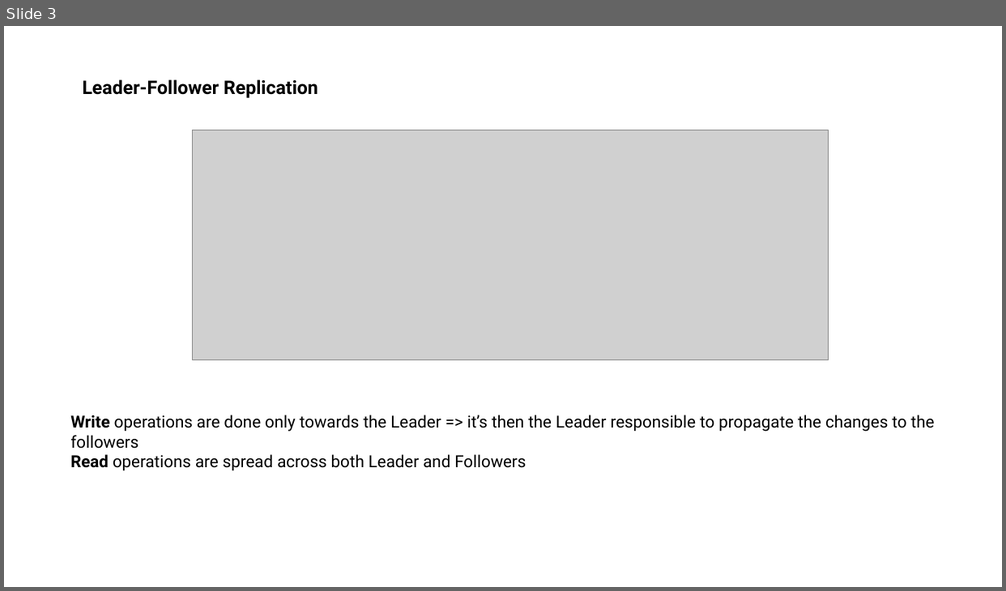
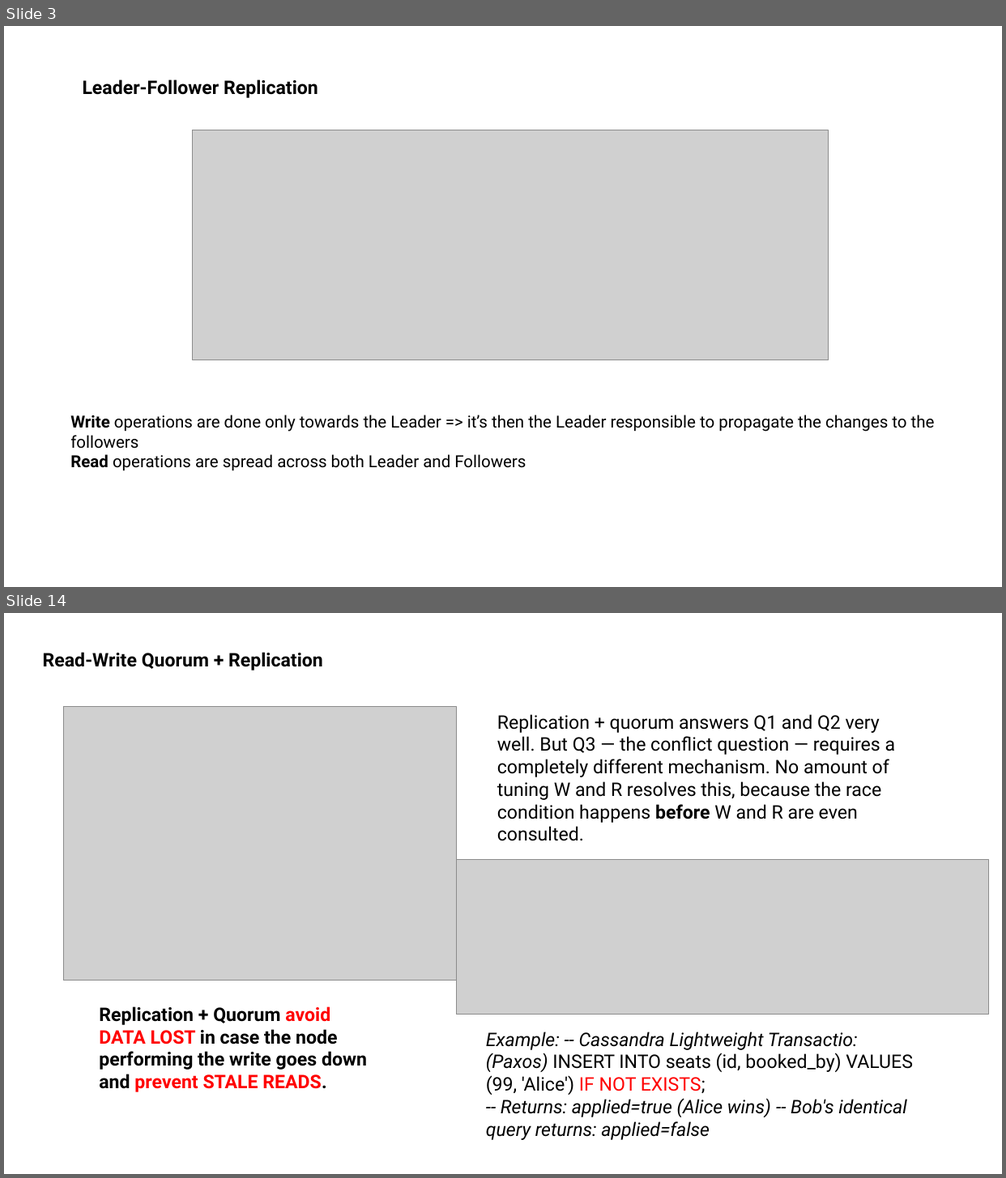
Before and after one commit to dventura3/system-design, a slide deck: docs/DB Replication.pptx. Shown one above the other, each under a label of ours: slide 3 before the commit, slides 3 and 14 after it; the slides between them are not shown. The pictures are 1006x591 and 1006x1178 pixels, drawn with LibreOffice and Linux fonts; fonts in the diff are those of the drawing; grey boxes stand for pictures. Boxes give left, top, right and bottom in pixels: in the first picture for what was removed or moved away, otherwise in the second. Text is boxed around its words. In the diff, an @@ line names an element or a change of style, - is before the commit and + after.

Commit message:
Updated replication

```diff
--- a/docs/DB Replication.pptx
+++ b/docs/DB Replication.pptx
@@ slide 14 added at [4, 613, 1002, 1174], background #FFFFFF @@
@@ text added at [43, 652, 323, 671], 18 pt, text #000000, bold @@
+Read-Write Quorum + Replication
@@ picture added at [63, 707, 456, 981] @@
@@ text added at [497, 714, 896, 841], 18 pt, text #000000 @@
+Replication + quorum answers Q1 and Q2 very well. But Q3 — the conflict question — requires a completely different mechanism. No amount of tuning W and R resolves this, because the race condition happens before W and R are even consulted.
@@ picture added at [456, 860, 988, 1015] @@
@@ text added at [99, 1007, 367, 1093], 18 pt, text #000000, bold @@
+Replication + Quorum avoid DATA LOST in case the node performing the write goes down and prevent STALE READS.
@@ text added at [486, 1032, 913, 1140], 18 pt, text #000000, italic @@
+Example: -- Cassandra Lightweight Transactio:
+(Paxos) INSERT INTO seats (id, booked_by) VALUES (99, 'Alice') IF NOT EXISTS;
+-- Returns: applied=true (Alice wins) -- Bob's identical query returns: applied=false
```
Also in this commit, not shown: 4 slides changed, 7 other slides added, 2 other files.
